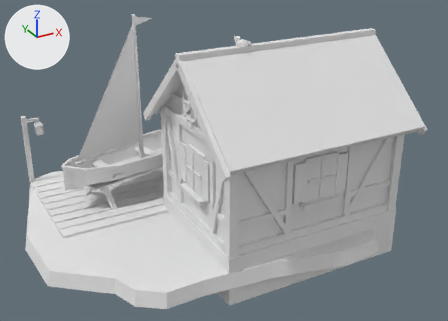
A saved change to the FBX model Assets/Village/Models/Village_House_Sailing.fbx.
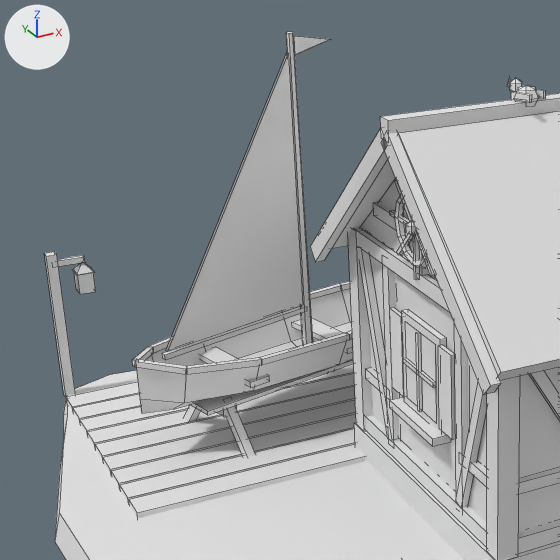
There are two pictures of each version: one whole from a 50 mm camera at (-7.36, -15.19, 8.57) aimed at (0.51, -0.88, 1.42), one close up on the part from 0% to 58% of the width and 0% to 80% of the height. Arrows for +X, +Y and +Z are at upper left; the lights stay in place. The first two pictures are the older version. The close-ups show mesh edges as thin lines. Where no turn or scale is listed for an object, it has been applied to the vertices.

Script lines for the objects in view, before the commit:
```python
me_village_house_sailing = bpy.data.meshes.new('Village_House_Sailing')
me_village_house_sailing.from_pydata(...)  # 1799 vertices, 1406 faces; spans x -5.12..4.6, y -4.78..4.66, z -0.9..5.35
# faces by material slot: [1364, 6, 16, 10, 10]
me_village_house_sailing.materials.append(mat_polygonfantasykingdom_mat_01_a)  # its picture is missing
me_village_house_sailing.materials.append(mat_polygonfantasykingdom_mat_castle_wall)  # its picture is missing
me_village_house_sailing.materials.append(mat_village_wall_stucco)  # its picture is missing
me_village_house_sailing.materials.append(mat_village_stainedglass)  # its picture is missing
me_village_house_sailing.materials.append(mat_polygonfantasykingdom_mat_castle_roof)  # its picture is missing
ob_village_house_sailing = bpy.data.objects.new('Village_House_Sailing', me_village_house_sailing)
ob_village_house_sailing.location = (0.0, 0.0, 0.0)
```
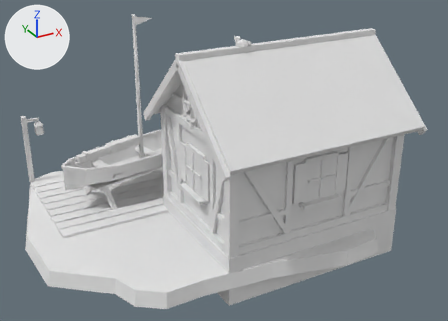
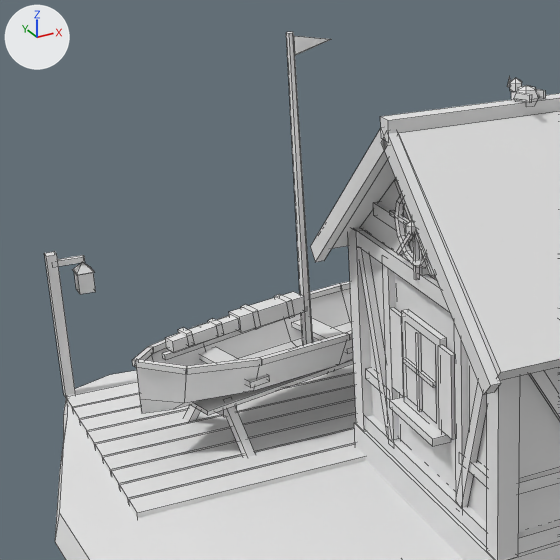
The change, as a diff of the scene's bpy script:
```diff
--- a/Assets/Village/Models/Village_House_Sailing.fbx.py
+++ b/Assets/Village/Models/Village_House_Sailing.fbx.py
@@ me_village_house_sailing @@
 # used by ob_village_house_sailing; location = (0.0, 0.0, 0.0)
-me_village_house_sailing.from_pydata(...)  # 1799 vertices, 1406 faces; spans x -5.12..4.6, y -4.78..4.66, z -0.9..5.35
+me_village_house_sailing.from_pydata(...)  # 1841 vertices, 1440 faces; spans x -5.12..4.6, y -4.78..4.66, z -0.9..5.35
+# me_village_house_sailing part 1
+# 6 vertices are removed from x -3.3..-1.2, y 0.72..1.29, z 1.56..5.1
+# 2 faces are deleted
+# 34 vertices are added at x -3.27..-1.22, y 0.67..1.39, z 1.54..1.81
+# 14 new vertices lie (0.08, 0.02, 0.01) away from vertices in x -3.08..-1.49, y 0.7..1.33, z 1.54..1.8
+# 36 new faces join them, mat_polygonfantasykingdom_mat_01_a (its picture is missing)
 me_village_house_sailing.materials.append(mat_polygonfantasykingdom_mat_01_a)
```

What differs and where, as boxes (x1, y1, x2, y2) in the close-ups (560 x 560 px):
part 1 of me_village_house_sailing, cut back: before (166, 53, 303, 352); after (165, 292, 305, 353)
